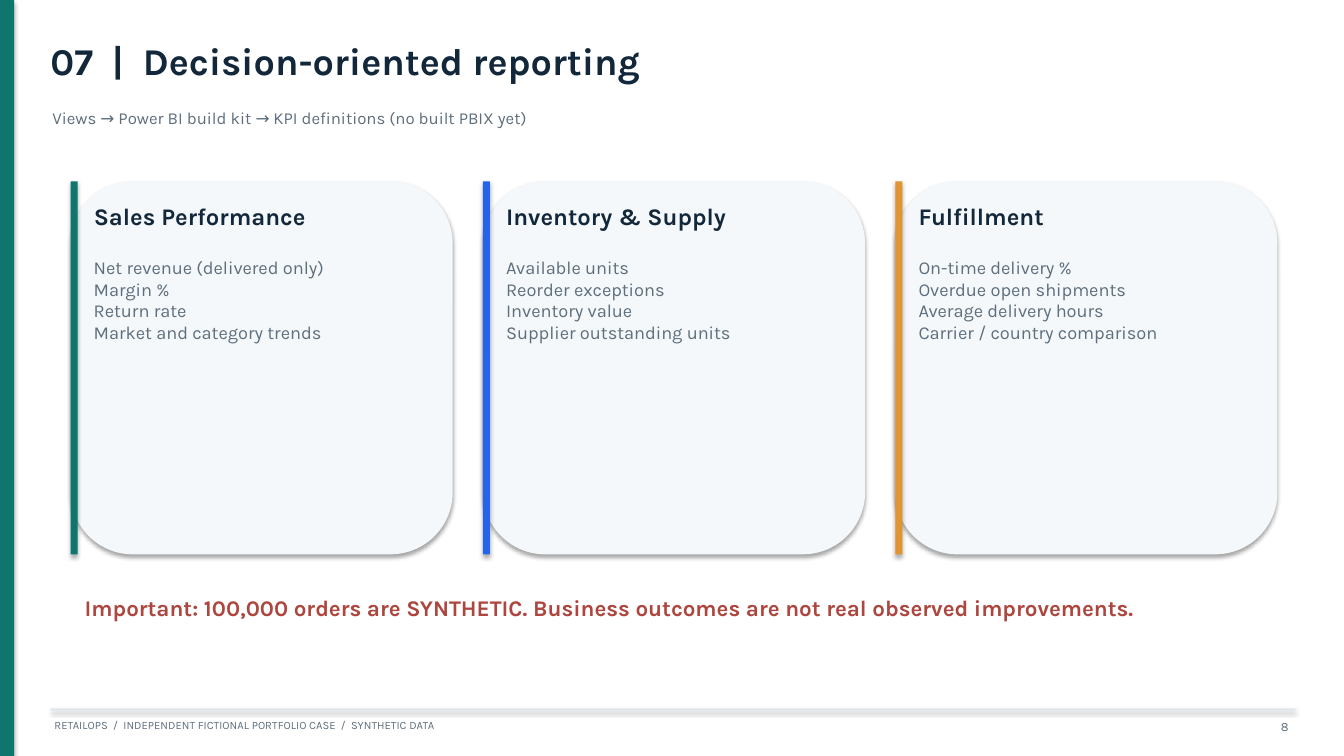
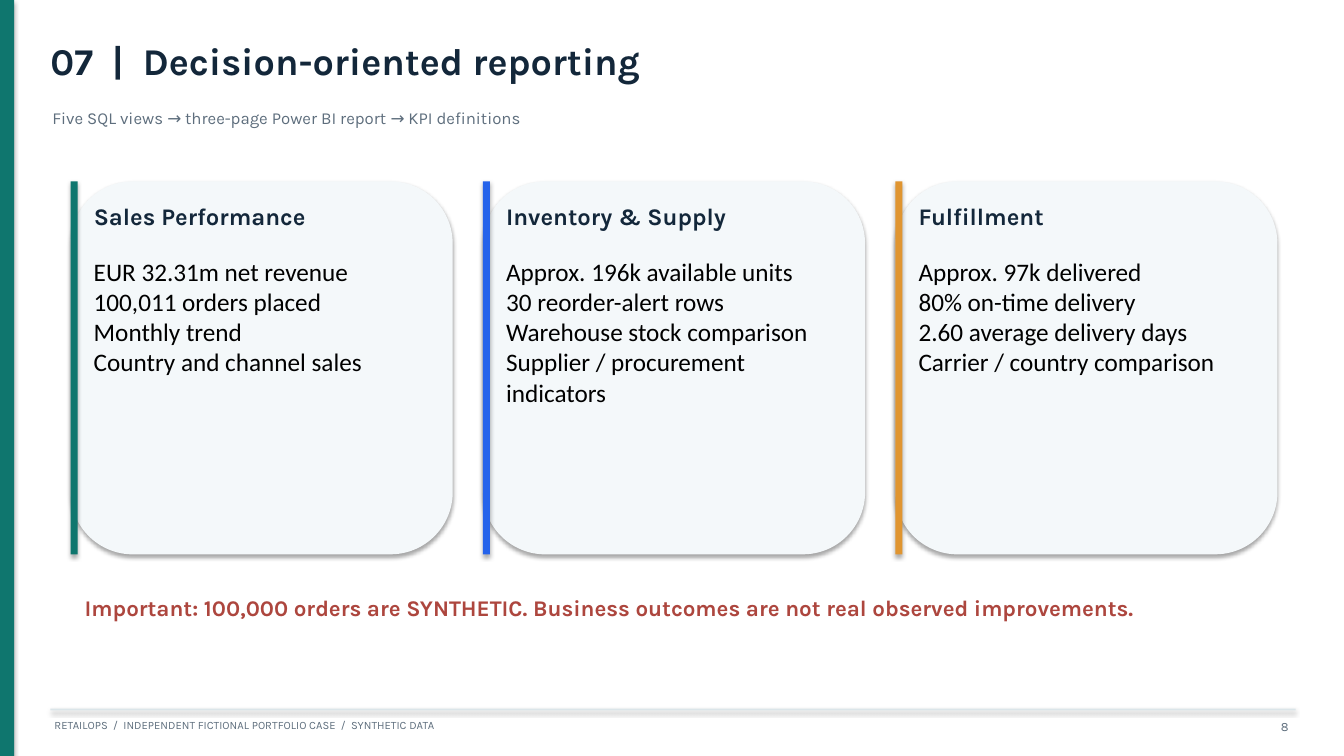
Before and after one commit to boriskribl/retailops-order-inventory-system, a slide deck: slide 8 of deliverables/RetailOps_Interview_Case_Study.pptx. Drawn at 1344x756 pixels with LibreOffice and Linux fonts; fonts in the diff are those of the drawing. Boxes give left, top, right and bottom in pixels: in the first picture for what was removed or moved away, otherwise in the second. Text is boxed around its words. In the diff, an @@ line names an element or a change of style, - is before the commit and + after.

```diff
--- a/deliverables/RetailOps_Interview_Case_Study.pptx
+++ b/deliverables/RetailOps_Interview_Case_Study.pptx
@@ text at (52,112,521,128): text changed @@
-Views → Power BI build kit → KPI definitions (no built PBIX yet)
+Five SQL views → three-page Power BI report → KPI definitions
@@ text at (94,264,362,375): text changed; size 13 to 18 pt; font Karla to Calibri; text colour #5E6E7D to #000000 @@
-Net revenue (delivered only)
-Margin %
-Return rate
-Market and category trends
+EUR 32.31m net revenue
+100,011 orders placed
+Monthly trend
+Country and channel sales
@@ text at (506,263,807,403): text changed; size 13 to 18 pt; font Karla to Calibri; text colour #5E6E7D to #000000 @@
-Available units
-Reorder exceptions
-Inventory value
-Supplier outstanding units
+Approx. 196k available units
+30 reorder-alert rows
+Warehouse stock comparison
+Supplier / procurement indicators
@@ text at (919,263,1214,375): text changed; size 13 to 18 pt; font Karla to Calibri; text colour #5E6E7D to #000000 @@
-On-time delivery %
-Overdue open shipments
-Average delivery hours
-Carrier / country comparison
+Approx. 97k delivered
+80% on-time delivery
+2.60 average delivery days
+Carrier / country comparison
```
Also in this commit, not shown: 2 other slides changed, 7 other files.
